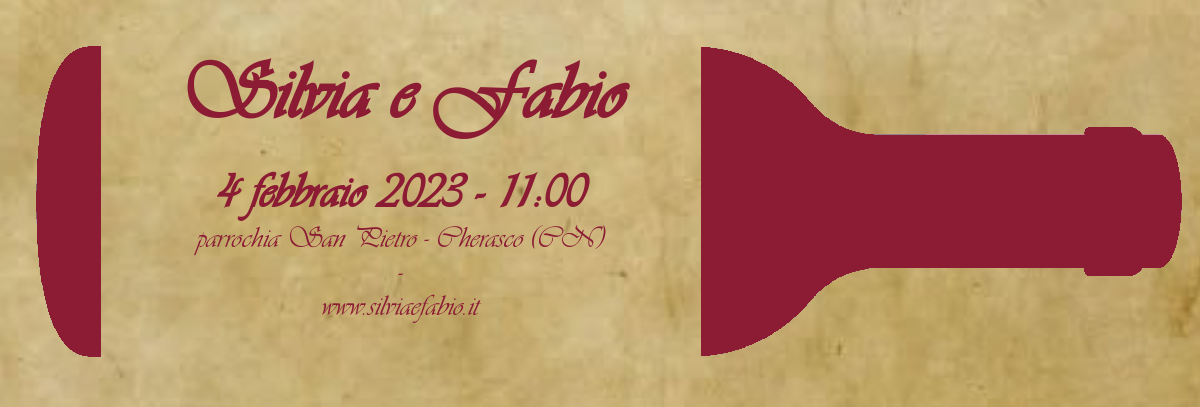
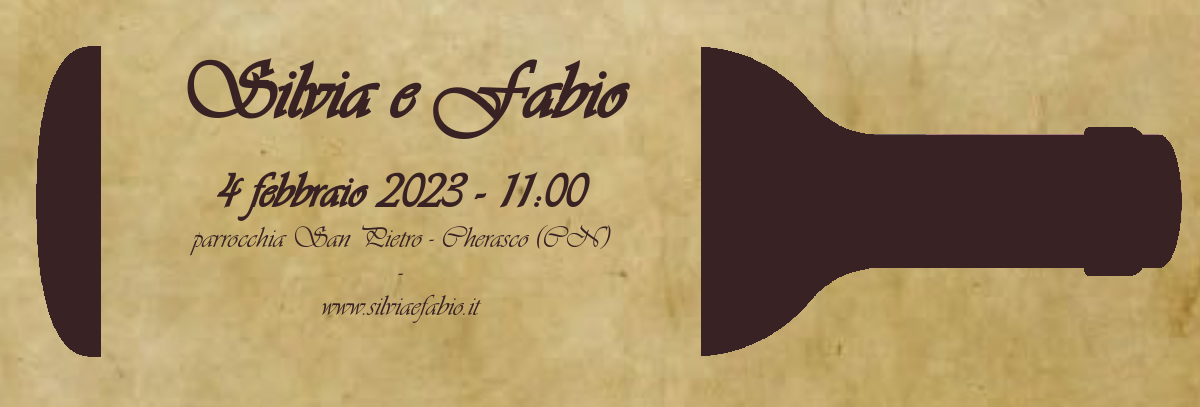
Comparing the layer stacks of the two 1200px x 407px images. Changes:
painted on "Silvia e Fabio ..." over 187, 58, 630, 323
painted on "Pasted Layer" over 36, 46, 1182, 357
